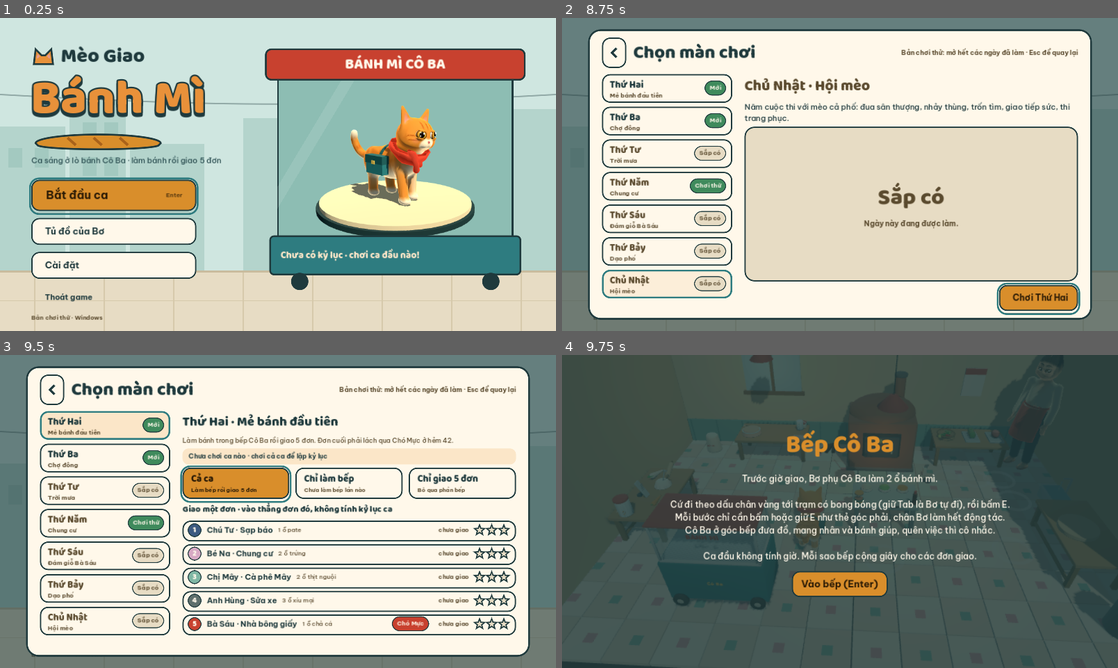
Above: before the commit, frames 1-4 (two rows, left to right).
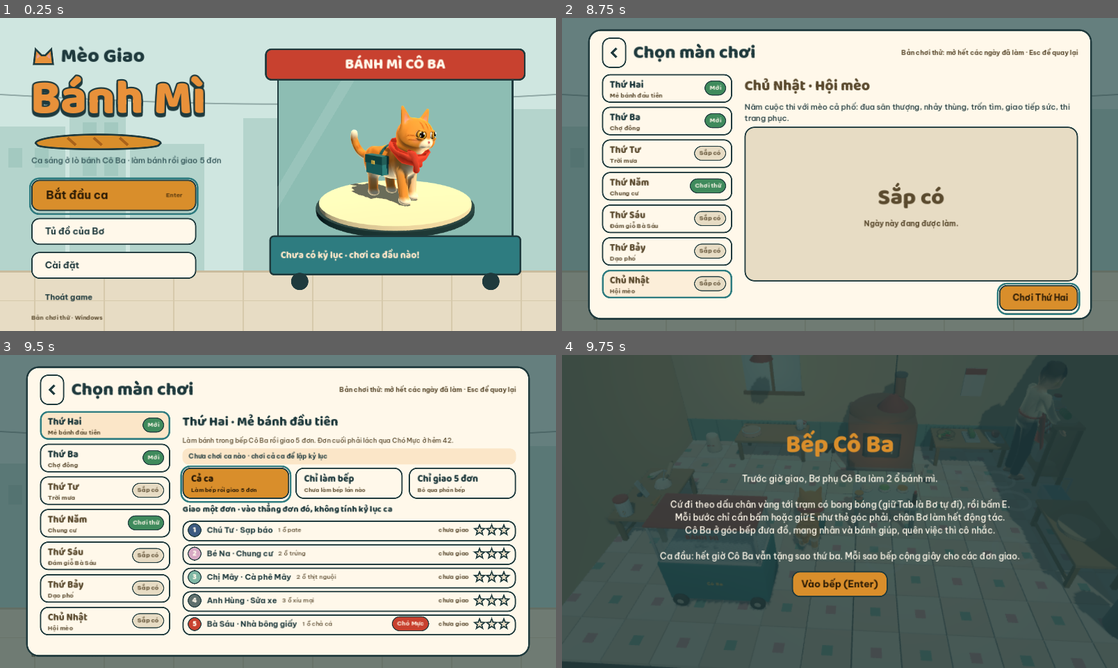
Above: after the commit, the same moments.

Repository: sangdaden/meo-giao-banh-mi
Game: Godot game, scene res://scenes/menu.tscn
Two runs of this game, one before a commit and one after it. Both use one fixed random seed, a clock stepped at 60 frames per second and the inputs below.
Inputs (mouse positions are in pixels of both pictures, inside the frame that each line leads up to):
- Up to frame 1 (0.25 s): no input
- Up to frame 2 (8.75 s): click "Bắt đầu ca" at 0.5 s; click "Tủ đồ của Bơ" at 1.25 s; click "Cài đặt" at 2 s; click "Thoát game" at 2.75 s; click (667, 89) at 3.52 s; click (667, 121) at 4.27 s; click (667, 152) at 5.02 s; click (667, 187) at 5.77 s; click (667, 218) at 6.52 s; click (667, 252) at 7.27 s; click (667, 284) at 8.02 s
- Up to frame 3 (9.5 s): click "Chơi Thứ Hai" at 8.75 s
- Up to frame 4 (9.75 s): click (795, 483) at 9.52 s

Frames 1-3 are identical in both runs. In frame 4, 1.2% of the frame differs, in the area x 17-91%, y 2-66%.

Commit message:
Bếp: Cô Ba làm việc ở quầy riêng, đồng hồ luôn chạy, sửa ráp nhanh và bàn ráp
- Cô Ba có quầy gỗ cỡ người sát tường phải (thau bột, thớt chả, hũ đồ chua, khăn ca rô).
  Cô nhào bột / thái chả / trộn đồ chua / lau quầy theo lúc Bơ đang làm, quay sang Bơ khi
  nói hoặc đưa đồ, bưng khay nhân ra bàn ráp rồi về. Clip mới đến từ PR #75; chưa có thì
  dùng lau quầy (viec_rieng).
- Đồng hồ bếp chạy cả lúc cận cảnh và ca đầu (Sang 21/10). Mốc sao thứ ba Thong thả 5 → 7
  phút; ca đầu hết giờ vẫn được tặng sao thứ ba; vẫn không có thua.
- Ráp nhanh ổ trứng: dùng bước dễ (_ease) như ca thường, HUD một dòng việc + phiếu, bỏ ô
  "Ổ xong / Lò". Thẻ cận cảnh rộng cố định, hàng phím xuống dòng, không còn tràn mép trái.
- Bàn ráp: ổ xẻ đôi có ruột, pate và nhân nằm trong lòng ổ; đồ chua là nhúm sợi thay cho
  cả chén; dao làm lại cho lưỡi và cán thẳng một trục.

Co-Authored-By: Claude Opus 5.5 (1M context) <noreply@anthropic.com>
Claude-Session: https://claude.ai/code/session_019wy15jgkG8zetA7hnbYWMG

Diff:
--- a/scripts/kitchen.gd
+++ b/scripts/kitchen.gd
@@ -10,7 +10,7 @@
 ## "Bản đầu" trên trang phác thảo game: ổ bánh, dưa leo, ngò, đồ chua, ớt, chả, thịt, pate, xì dầu, ráp.
 ##
 ## Thong thả (mặc định, Sang duyệt 21/10, trang "Bếp Cô Ba dễ chơi"): không thua, đồng hồ chỉ quyết định
-## sao thứ ba và dừng trong cận cảnh, bánh không cháy. Bước nào cũng còn cận cảnh nhưng chỉ bấm hoặc giữ E;
+## sao thứ ba (chạy cả lúc cận cảnh), bánh không cháy. Bước nào cũng còn cận cảnh nhưng chỉ bấm hoặc giữ E;
 ## các động tác phụ (mở lò, cắt lạt…) Bơ tự làm (EASY_AUTO). Cô Ba đứng góc bếp: chuẩn bị sẵn đồ theo ngày
 ## (PREP), đưa nguyên liệu, mang nhân sang bàn ráp, mang ổ ráp xong vào tủ kính, nhắc việc khi Bơ đứng lâu.
 ## Chỉ đường: dấu chân vàng trên sàn, bong bóng trên trạm kế, giữ Tab là Bơ tự đi tới.
@@ -29,7 +29,7 @@
 @export var proof_time := 8.0     ## ủ bột 8 giây
 @export var spare_for_star := 45.0  ## còn dư từ chừng này giây thì được sao thứ ba
 const LOAVES := 2
-const EASY_TIME := 300.0   ## Thong thả: xong trong 5 phút là sao thứ ba (không có thua)
+const EASY_TIME := 420.0   ## Thong thả: xong trong 7 phút là sao thứ ba (không có thua). Đồng hồ chạy cả lúc cận cảnh (Sang 21/10)
 ## Thong thả: Bơ tự diễn các bước này, người chơi không phải bấm
 const EASY_AUTO := ["do_bot", "mo_cua", "xit", "dong_cua", "deo_gang", "chia", "lay", "nhung", "lat", "cat_dau",
 	"cat_lat", "boc_la", "cat_doi", "boc_giay", "xep_quat", "khui", "khuay", "xi_dau"]
@@ -40,7 +40,11 @@
 	"thu_tu": ["bot", "pate"],
 	"thu_nam": ["pate"],
 }
-const CO_BA_POS := Vector3(2.3, 0, -1.3)   ## góc phải sau, cạnh kệ nguyên liệu
+const CO_BA_POS := Vector3(2.1, 0, -1.0)    ## đứng trước quầy riêng, mặt nhìn vào tường phải (máy quay thấy nghiêng)
+const QUAY_BA := Vector3(2.47, 0, -1.0)     ## quầy gỗ cỡ người của Cô Ba (0,62 × 0,36, cao 0,85 m), sát tường phải
+const QUAY_TOP := 0.855
+## Việc tay Cô Ba ở quầy (trang "Cô Ba đứng bếp", Sang duyệt 21/10/2026). Chưa có clip thì dùng lau quầy.
+const CO_BA_WORK := ["nhao_bot", "thai_cha", "tron_do_chua", "viec_rieng"]
 const IDLE_NAG := 9.0      ## đứng không làm gì chừng này giây thì Cô Ba nhắc việc
 const TRAIL_PAWS := 14
 const USE_RADIUS := 0.32
@@ -62,6 +66,8 @@
 const CHUA := Vector3(-2.3, 0.341, 0.15)    ## mặt bàn đồ chua
 const RAP := Vector3(0.3, 0.399, 0.15)      ## mặt bàn ráp
 const XE := Vector3(-1.2, 0, 1.2)
+const LOAF_HALF := 0.55               ## ổ xẻ: nửa dưới cao 55% ổ (ổ cao 7,5 cm)
+const LOAF_CUT := 0.075 * LOAF_HALF   ## mặt cắt nửa dưới, nhân đặt từ đây
 const TRAY_OUT := -0.72   ## z của khay khi kéo ra đặt trên cửa lò
 const TRAY_IN := -1.3     ## z của khay khi nằm trong lò
 
@@ -86,8 +92,11 @@
 var made := 0
 var mistakes := 0
 var easy := true           ## Thong thả (mặc định); false = Chế độ thử thách
-var first_shift := false   ## ca bếp đầu tiên: Cô Ba dẫn từng việc, không tính giờ
+var first_shift := false   ## ca bếp đầu tiên: Cô Ba dẫn từng việc, hết giờ vẫn tặng sao thứ ba
 var co_ba: Node3D          ## Nguoi "coba"
+var _co_ba_turn_until := 0.0   ## tới lúc này Cô Ba còn quay sang Bơ (nói, đưa đồ)
+var _co_ba_walking := false
+var _co_ba_tray: Node3D
 var _chain := ""           ## cận cảnh xong thì vào luôn cận cảnh trạm này (Cô Ba đưa món kế)
 var _idle_t := 0.0
 var _said := {}            ## lời dẫn ca đầu đã nói
@@ -248,7 +257,7 @@
 			+ "Cứ đi theo dấu chân vàng tới trạm có bong bóng (giữ Tab là Bơ tự đi), rồi bấm E.\n"
 			+ "Mỗi bước chỉ cần bấm hoặc giữ E như thẻ góc phải, chân Bơ làm hết động tác.\n"
 			+ "Cô Ba ở góc bếp đưa đồ, mang nhân và bánh giúp, quên việc thì cô nhắc.\n\n"
-			+ ("Ca đầu không tính giờ." if first_shift else "Không có thua: xong trong 5 phút thì thêm sao thứ ba.")
+			+ ("Ca đầu: hết giờ Cô Ba vẫn tặng sao thứ ba." if first_shift else "Không có thua: xong trong 7 phút thì thêm sao thứ ba.")
 			+ " Mỗi sao bếp cộng giây cho các đơn giao.")
 	_update_hud()
 
@@ -334,9 +343,8 @@
 func _physics_process(delta: float) -> void:
 	if state != State.PLAY:
 		return
-	# Thong thả: đồng hồ dừng trong cận cảnh và cả ca đầu; hết giờ không thua, chỉ mất sao thứ ba
-	if not (easy and (first_shift or not seq.is_empty())):
-		time_left = maxf(time_left - delta, 0.0)
+	# Đồng hồ luôn chạy, cả lúc cận cảnh (Sang 21/10). Thong thả: hết giờ không thua, chỉ mất sao thứ ba
+	time_left = maxf(time_left - delta, 0.0)
 	_update_oven(delta)
 	_update_proof(delta)
 	if not seq.is_empty():
@@ -365,6 +373,7 @@
 		else:
 			mat.albedo_color = Color(1, 1, 1, 0.18)
 	_update_guides(_delta, goal, near)
+	_update_co_ba(_delta)
 
 
 # ---------------------------------------------------------------- luật chơi
@@ -797,6 +806,7 @@
 					_give_board_item(next)
 					_chain = "thot"
 					_co_ba_say("Để cô mang qua bàn ráp. Thêm %s nè!" % _item_name(next), "cho_banh", 2.5)
+					_co_ba_carry_to_rap()
 				else:
 					_co_ba_say("Nhân đủ hết rồi! %s" % ("Lấy bánh ra lò rồi lên bàn ráp nha." if loaves_on_rap == 0 else "Qua bàn ráp nha."), "vui")
 			else:
@@ -838,7 +848,7 @@
 		hud.show_toast("Xong ổ 1! Quay lại bàn ráp làm ổ 2")
 
 
-## Sao thứ ba: Thong thả là xong trước khi hết 5 phút (ca đầu luôn được), Thử thách là còn dư spare_for_star.
+## Sao thứ ba: Thong thả là xong trước khi hết 7 phút (ca đầu luôn được), Thử thách là còn dư spare_for_star.
 func _fast_enough() -> bool:
 	if easy:
 		return first_shift or time_left > 0.0
@@ -867,7 +877,7 @@
 		_s("khuay_trung", "Đánh trứng", "rotate"),
 		_s("xe", "Xẻ bánh", "hold_release", {"dur": 1.6, "zone": [0.7, 0.9]})]
 	steps.append_array(_assemble_steps(["Trứng", "Dưa leo", "Đồ chua", "Ngò", "Ớt"], ["Chả lụa", "Xíu mại"]))
-	_begin("rap", steps)
+	_begin("rap", _ease(steps) if easy else steps)
 
 
 func _end_quick(done: bool) -> void:
@@ -990,11 +1000,11 @@
 		if _fast_enough():
 			stars += 1
 			if easy:
-				lines += "★ Ca đầu, Cô Ba tặng sao\n" if first_shift else "★ Xong trong 5 phút\n"
+				lines += "★ Ca đầu, Cô Ba tặng sao\n" if first_shift else "★ Xong trong 7 phút\n"
 			else:
 				lines += "★ Còn dư %d giây (từ %d giây mới được sao)\n" % [int(time_left), int(spare_for_star)]
 		elif easy:
-			lines += "☆ Quá 5 phút một chút, lần sau nhanh tay hơn nha\n"
+			lines += "☆ Quá 7 phút một chút, lần sau nhanh tay hơn nha\n"
 		else:
 			lines += "☆ Chỉ dư %d giây (cần từ %d giây)\n" % [int(time_left), int(spare_for_star)]
 	else:
@@ -1224,11 +1234,17 @@
 
 func _update_hud() -> void:
 	hud.set_timer(time_left, time_limit, state == State.PLAY)
+	if easy and quick:   # ráp nhanh: một dòng việc + phiếu, không có ô "Ổ xong / Lò" của ca bếp
+		var note := _current_note()
+		hud.set_clock(false, "Còn dư %d giây: đủ 3 sao" % int(QUICK_SPARE) if time_left >= QUICK_SPARE else "Cứ ráp tiếp, không thua")
+		hud.set_task("RÁP NHANH · ĐƠN %d · TRỨNG CÒN %d" % [quick_order + 1, GameState.eggs_brought],
+			"Phiếu: %s" % NOTE_NAMES[note] if note != "" else "Ráp 1 ổ trứng", "")
+		hud.set_status("")
+		_update_prompt()
+		return
 	if easy and not quick:
 		if first_shift:
-			hud.set_clock(true, "Ca đầu · không tính giờ")
-		elif not seq.is_empty():
-			hud.set_clock(false, "Đồng hồ dừng khi đang làm")
+			hud.set_clock(false, "Ca đầu: hết giờ vẫn được sao thứ ba")
 		elif time_left > 0.0:
 			hud.set_clock(false, "Xong trước khi hết giờ: thêm 1 sao")
 		else:
@@ -1794,6 +1810,8 @@
 			_rest(tw)
 		"xe":  # xẻ xong: nắp bánh mở ra
 			tw.tween_callback(func():
+				loaf.base.scale = Vector3(1, LOAF_HALF, 1)
+				loaf.crumb.visible = true
 				loaf.lid.visible = true
 				loaf.lid.rotation.x = 0.0
 			)
@@ -1926,6 +1944,8 @@
 func _reset_loaf() -> void:
 	for k in ["base", "lid", "smear", "done", "paper", "wrapped"]:
 		loaf[k].visible = false
+	loaf.base.scale = Vector3.ONE   # ổ nguyên cho tới lúc xẻ
+	loaf.crumb.visible = false
 	for k in loaf.pieces:
 		loaf.pieces[k].visible = false
 	var burnt := bread_burnt
@@ -2130,6 +2150,7 @@
 
 	# 5. Bồn rửa sát tường phải, vòi quay vào bếp
 	KM.solid(room, "bon_rua", RUA, -90)
+	_build_co_ba_counter(room)
 	_station("rua", "Bồn rửa", Vector3(1.95, 0, RUA.z), RUA + Vector3(-0.02, 0.17, 0))
 	n.wash_cuke = KM.place(self, "dua_leo", RUA + Vector3(-0.02, 0.16, 0.06), 90)
 	n.wash_herb = KM.place(self, "ngo_bo", RUA + Vector3(-0.02, 0.22, -0.07), 90, 0.8)
@@ -2194,24 +2215,26 @@
 		e.visible = false
 		n.eggs.append(e)
 	var lp := RAP + Vector3(0, 0, 0.12)
+	# Ổ xẻ: nửa dưới (ruột kem lộ ra) + nắp nửa trên bản lề ở mép sau; nhân nằm trong lòng ổ
 	loaf.base = _loaf_pair(lp, 1.0)
-	loaf.lid = _loaf_pair(lp + Vector3(0, 0.035, -0.035), 1.0)
-	loaf.lid.scale = Vector3(1, 0.6, 0.85)
-	loaf.smear = Blocks.box(self, Vector3(0.28, 0.006, 0.03), lp + Vector3(0, 0.07, 0), PATE)
+	loaf.crumb = Blocks.box(loaf.base, Vector3(0.31, 0.004, 0.07), Vector3(0, LOAF_CUT / LOAF_HALF + 0.002, 0), Color("#F1DDB4"))
+	loaf.lid = _loaf_pair(lp + Vector3(0, LOAF_CUT, -0.045), 1.0)
+	loaf.lid.scale = Vector3(1, LOAF_HALF, 0.9)
+	loaf.smear = Blocks.box(self, Vector3(0.28, 0.004, 0.05), lp + Vector3(0, LOAF_CUT + 0.003, 0), PATE)
 	loaf.done = KM.place(self, "banh_bo", lp, 0)
 	loaf.paper = KM.place(self, "giay_goi", lp + Vector3(0, -0.002, 0), 0)
 	loaf.wrapped = _wrapped_loaf(self, false)
 	loaf.wrapped.global_position = lp
 	loaf.pieces = {
-		"Thịt nguội": KM.place(self, "thit_lat", lp + Vector3(0, 0.07, 0), 0, 0.55),
-		"Chả lụa": KM.place(self, "cha_khoanh", lp + Vector3(0, 0.075, 0), 0, 0.55),
-		"Dưa leo": KM.place(self, "dua_leo_lat", lp + Vector3(0, 0.085, 0.01), 0, 0.65),
-		"Đồ chua": KM.place(self, "do_chua_chen", lp + Vector3(0.09, 0.08, 0), 0, 0.3),
-		"Ngò": KM.place(self, "ngo_bo", lp + Vector3(-0.07, 0.09, 0), 0, 0.45),
-		"Ớt": KM.place(self, "ot_lat", lp + Vector3(0.03, 0.1, 0), 0, 1.2),
-		"Trứng": KM.place(self, "trung_vo", lp + Vector3(0, 0.07, 0), 0, 0.55),
-		"Thêm pate": Blocks.box(self, Vector3(0.24, 0.01, 0.034), lp + Vector3(0, 0.076, 0), PATE),
-		"Thêm đồ chua": KM.place(self, "do_chua_chen", lp + Vector3(-0.09, 0.08, 0), 0, 0.3),
+		"Thịt nguội": KM.place(self, "thit_lat", lp + Vector3(-0.06, LOAF_CUT + 0.005, 0), 0, 0.5),
+		"Chả lụa": KM.place(self, "cha_khoanh", lp + Vector3(0.06, LOAF_CUT + 0.004, 0), 0, 0.42),
+		"Dưa leo": KM.place(self, "dua_leo_lat", lp + Vector3(0, LOAF_CUT + 0.022, 0.012), 0, 0.65),
+		"Đồ chua": _pickle_shreds(lp + Vector3(0.07, LOAF_CUT + 0.028, -0.004), 7),
+		"Ngò": KM.place(self, "ngo_bo", lp + Vector3(-0.07, LOAF_CUT + 0.03, 0), 0, 0.32),
+		"Ớt": KM.place(self, "ot_lat", lp + Vector3(0.02, LOAF_CUT + 0.036, 0.006), 0, 1.0),
+		"Trứng": KM.place(self, "trung_vo", lp + Vector3(0, LOAF_CUT + 0.004, 0), 90, 0.5),
+		"Thêm pate": Blocks.box(self, Vector3(0.24, 0.006, 0.04), lp + Vector3(0, LOAF_CUT + 0.008, 0), PATE),
+		"Thêm đồ chua": _pickle_shreds(lp + Vector3(-0.05, LOAF_CUT + 0.03, 0.004), 6),
 	}
 	_reset_loaf()
 	_refresh_rap()
@@ -2230,6 +2253,20 @@
 		w.rotation_degrees.y = 8
 		slot.visible = false
 		case_slots.append(slot)
+
+
+## Nhúm đồ chua (sợi cà rốt và củ cải) để bỏ vào ổ, thay cho cả chén đồ chua.
+func _pickle_shreds(pos: Vector3, count: int) -> Node3D:
+	var g := Node3D.new()
+	add_child(g)
+	g.global_position = pos
+	var rng := RandomNumberGenerator.new()
+	rng.seed = count
+	for i in count * 2:
+		var b := Blocks.box(g, Vector3(0.05, 0.004, 0.004), Vector3(rng.randf_range(-0.04, 0.04), rng.randf_range(0, 0.008), rng.randf_range(-0.018, 0.018)),
+			Color("#E8893A") if i % 2 == 0 else Color("#F4EEDD"))
+		b.rotation.y = rng.randf_range(-0.6, 0.6)
+	return g
 
 
 ## Ổ bánh nướng hai dạng (vàng, cháy) chồng nhau; bật tắt theo bread_burnt.
@@ -2343,19 +2380,99 @@
 func _build_co_ba() -> void:
 	if not ResourceLoader.exists("res://assets/models/nguoi/coba.glb"):
 		return
-	co_ba = NguoiScript.make("coba", "dung_yen")
+	co_ba = NguoiScript.make("coba", "viec_rieng")
 	co_ba.position = CO_BA_POS
-	var to := Vector3(0.2, 0, 0.2) - CO_BA_POS
-	co_ba.rotation.y = atan2(to.x, to.z)
+	co_ba.rotation.y = PI / 2.0
 	add_child(co_ba)
 	co_ba.look_target = player
-	co_ba.add_collision(Vector3(0.45, 1.5, 0.35), Vector3(0, 0.75, 0))
+	# Không có khối va chạm: cô đứng sát trạm thịt nguội, quầy đã chặn góc này
+	# Khay inox Cô Ba bưng khi mang nhân ra bàn ráp (gắn vào tay phải, chỉ hiện lúc đi)
+	if co_ba.skeleton:
+		_co_ba_tray = co_ba.attach("hand.R")
+		var tray := KM.place(_co_ba_tray, "khay_inox", Vector3(-0.12, 0.02, 0.08), 0.0)
+		tray.rotation_degrees = Vector3(0, 0, 0)
+		_co_ba_tray.visible = false
+
+
+## Quầy gỗ cỡ người sát tường phải: thau bột, thớt chả, hũ đồ chua của Cô Ba.
+func _build_co_ba_counter(room: Node3D) -> void:
+	if not ResourceLoader.exists(KM.DIR + "quay_ba.glb"):
+		return
+	KM.solid(room, "quay_ba", QUAY_BA, -90)
+	var x := QUAY_BA.x - 0.02
+	KM.place(room, "thau", Vector3(x, QUAY_TOP, QUAY_BA.z - 0.16))
+	KM.place(room, "bot_khoi_nhao", Vector3(x, QUAY_TOP + 0.03, QUAY_BA.z - 0.16))
+	KM.place(room, "thot", Vector3(x, QUAY_TOP, QUAY_BA.z + 0.13), 0, 0.85)
+	KM.place(room, "cha_cay", Vector3(x, QUAY_TOP + 0.04, QUAY_BA.z + 0.13), 90, 0.75)
+	KM.place(room, "hu_do_chua", Vector3(x + 0.08, QUAY_TOP, QUAY_BA.z - 0.33), 0, 0.7)
+
+
+## Việc tay hợp với lúc Bơ đang làm: nhào bột lúc làm bột và nướng, thái chả lúc Bơ rửa rau
+## (sắp đưa chả), trộn đồ chua lúc Bơ ở thớt, lau quầy lúc ráp và cất bánh.
+func _co_ba_work_for() -> String:
+	var g := _suggest()
+	if holding in ["rau", "rau_sach"] or g in ["rau", "rua"]:
+		return "thai_cha"
+	if holding in ["cha", "thit", "rau_xong", "cha_xong", "thit_xong"] or g in ["cha", "thit", "thot", "do_chua"]:
+		return "tron_do_chua"
+	if holding in ["banh_mi", "khay_chin", "khay_chay"] or g in ["rap", "tu"] or made >= LOAVES:
+		return "viec_rieng"
+	return "nhao_bot"
+
+
+## Mỗi khung: chọn việc tay, xoay người về quầy hoặc sang Bơ khi đang nói/đưa đồ.
+func _update_co_ba(delta: float) -> void:
+	if co_ba == null or _co_ba_walking:
+		return
+	var work := _co_ba_work_for()
+	if co_ba.anim == null or not co_ba.anim.has_animation(work):
+		work = "viec_rieng"
+	if co_ba.idle_anim != work:
+		co_ba.idle_anim = work
+		if co_ba.current() in CO_BA_WORK and not co_ba.busy():
+			co_ba.play(work, 0.5)
+	var yaw := PI / 2.0
+	if Time.get_ticks_msec() / 1000.0 < _co_ba_turn_until:
+		var to := player.global_position - co_ba.global_position
+		yaw = atan2(to.x, to.z)
+	co_ba.rotation.y = lerp_angle(co_ba.rotation.y, yaw, minf(1.0, delta * 7.0))
+
+
+## Cô Ba bưng khay nhân từ quầy ra bàn ráp rồi về (đồ đã nằm trên bàn ráp từ trước, đây là cho thấy cô đi).
+func _co_ba_carry_to_rap() -> void:
+	if co_ba == null or _co_ba_walking or _bot:
+		return
+	_co_ba_walking = true
+	var walk := "bung_khay" if co_ba.anim and co_ba.anim.has_animation("bung_khay") else "di_bo"
+	if _co_ba_tray and walk == "bung_khay":
+		_co_ba_tray.visible = true
+	var pts: Array[Vector3] = [Vector3(1.6, 0, -0.5), Vector3(0.95, 0, -0.1), Vector3(1.6, 0, -0.5), CO_BA_POS]
+	var tw := create_tween()
+	var from := CO_BA_POS
+	for i in pts.size():
+		var p: Vector3 = pts[i]
+		var d := p - from
+		var face := atan2(d.x, d.z)
+		tw.tween_callback(func(): co_ba.play(walk, 0.25))
+		tw.tween_property(co_ba, "rotation:y", face, 0.25)
+		tw.tween_property(co_ba, "position", p, d.length() / 0.7)
+		if i == 1:   # tới bàn ráp: đặt khay
+			tw.tween_callback(func():
+				if _co_ba_tray:
+					_co_ba_tray.visible = false
+				co_ba.play_once("nhan_banh"))
+			tw.tween_interval(1.2)
+		from = p
+	tw.tween_callback(func():
+		_co_ba_walking = false
+		co_ba.play(co_ba.idle_anim, 0.4))
 
 
 ## Cô Ba làm một động tác (noi, vay, vui, cho_banh, nhan_banh) rồi về đứng yên.
 func _co_ba(anim_name: String) -> void:
-	if co_ba == null:
-		return
+	if co_ba == null or _co_ba_walking:
+		return
+	_co_ba_turn_until = Time.get_ticks_msec() / 1000.0 + 3.0
 	if anim_name in NguoiScript.ONE_SHOT:
 		co_ba.play_once(anim_name)
 	else:
--- a/scripts/kitchen_hud.gd
+++ b/scripts/kitchen_hud.gd
@@ -21,8 +21,9 @@
 var say_panel: PanelContainer  # thẻ lời Cô Ba
 var say_label: Label
 var _say_t := 0.0
-var clock_note: Label          # viên nhỏ dưới đồng hồ: sao thứ ba, đồng hồ dừng, ca đầu không tính giờ
+var clock_note: Label          # viên nhỏ dưới đồng hồ: sao thứ ba, ca đầu được tặng sao
 var _untimed := false
+var _step_max_w := 420.0
 var status_label: Label
 var prompt_label: Label
 var prompt_key: Control
@@ -30,7 +31,7 @@
 var start_text: Label
 var step_title: Label
 var step_count: Label
-var step_hint: HBoxContainer   # hàng phím + cách bấm của bước
+var step_hint: HFlowContainer  # hàng phím + cách bấm của bước (xuống dòng khi dài)
 var step_flash: Label          # dòng báo bấm sai, thay chỗ hàng phím một lúc
 var step_dots: HBoxContainer
 var meter: Meter
@@ -205,6 +206,7 @@
 	panel.custom_minimum_size.x = 300
 	play_root.add_child(panel)
 	step_panel = panel
+	_step_max_w = 420.0
 	var sv := VBoxContainer.new()
 	sv.add_theme_constant_override("separation", 6)
 	panel.add_child(sv)
@@ -222,8 +224,9 @@
 	step_title.add_theme_constant_override("line_spacing", -10)
 	step_title.autowrap_mode = TextServer.AUTOWRAP_WORD
 	sv.add_child(step_title)
-	step_hint = HBoxContainer.new()
-	step_hint.add_theme_constant_override("separation", 6)
+	step_hint = HFlowContainer.new()
+	step_hint.add_theme_constant_override("h_separation", 6)
+	step_hint.add_theme_constant_override("v_separation", 6)
 	sv.add_child(step_hint)
 	step_flash = T.label("", 17, T.RED, "bold")
 	step_flash.autowrap_mode = TextServer.AUTOWRAP_WORD
@@ -421,6 +424,16 @@
 	for i in count:
 		var col := T.LEAF if i < index else (T.CRUST if i == index else PAPER)
 		(step_dots.get_child(i) as Panel).add_theme_stylebox_override("panel", T.box(col, 999, 0, INK, 2))
+	_fit_step()
+
+
+## Thẻ cận cảnh luôn rộng cố định và nằm gọn góc phải dưới (trước đây hàng ô chọn dài đẩy thẻ ra khỏi mép trái).
+func _fit_step() -> void:
+	var w := minf(_step_max_w, get_viewport().get_visible_rect().size.x - 48.0)
+	step_panel.custom_minimum_size.x = w
+	step_panel.size.x = w
+	step_panel.reset_size()
+	_place(step_panel, 1.0, 1.0, Rect2(-24, -22, 0, 0))
 
 
 func hide_step() -> void:
@@ -441,7 +454,10 @@
 
 ## Các ô chọn. done[i] = đã chọn đúng; cursor = ô đang trỏ bằng ← →. options rỗng thì ẩn.
 func set_pick(options: Array, done: Array, cursor: int) -> void:
+	var was := pick_row.visible
 	pick_row.visible = not options.is_empty()
+	if was != pick_row.visible:
+		_fit_step.call_deferred()
 	if pick_row.get_child_count() != options.size():
 		for c in pick_row.get_children():
 			pick_row.remove_child(c)
Binary file changed: assets/models/bep/dao.glb
Binary file added: assets/models/bep/quay_ba.glb
Not shown, added: assets/models/bep/quay_ba.glb.import
Not shown, added: tools/bep/do_bep_them.py
